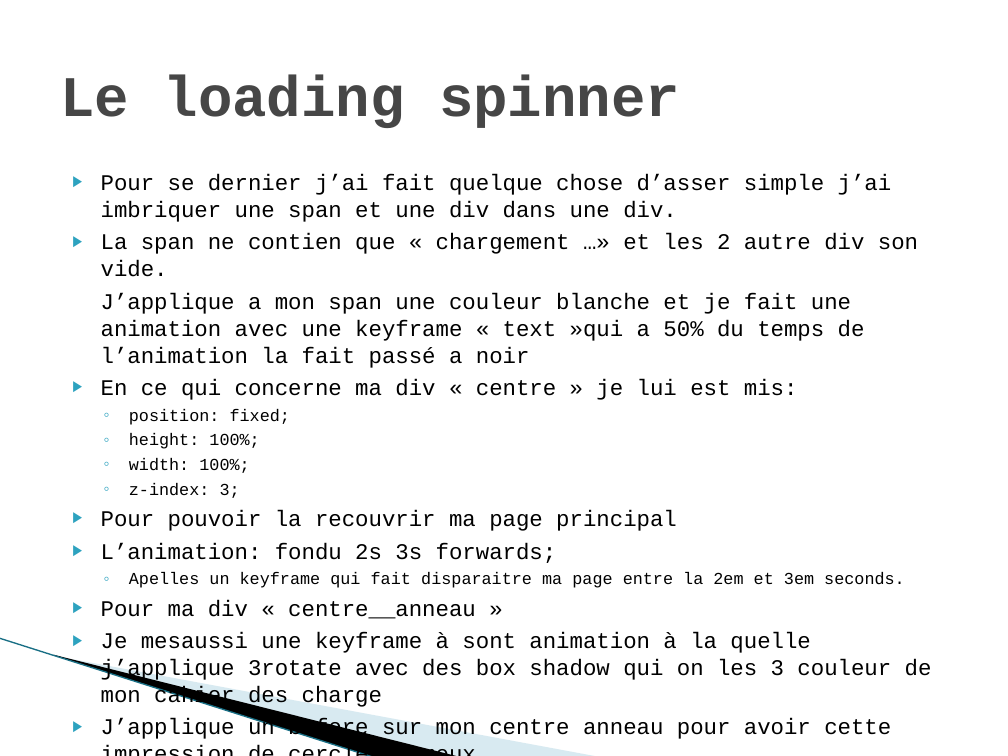
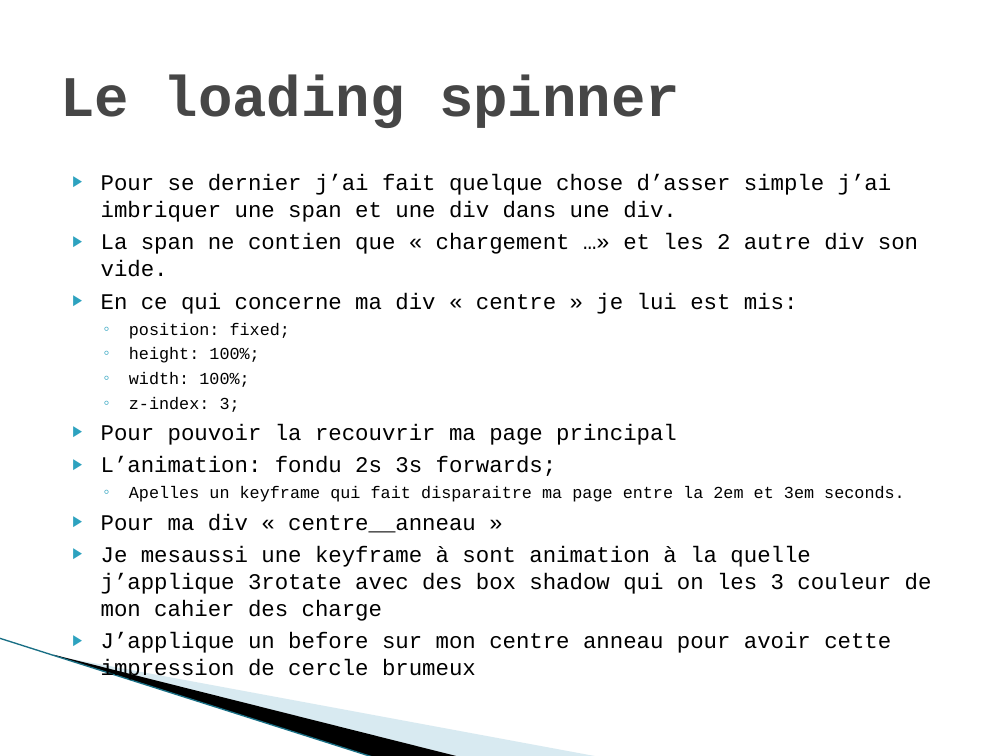
Before and after one commit to gwenaelgressier/GwenaelGressier_03_22022022, a slide deck: slide 7 of présentation du p3.pptx. Drawn at 1008x756 pixels with LibreOffice and Linux fonts; fonts in the diff are those of the drawing; background and template pictures are left out. Boxes give left, top, right and bottom in pixels: in the first picture for what was removed or moved away, otherwise in the second. Text is boxed around its words. In the diff, an @@ line names an element or a change of style, - is before the commit and + after.

```diff
--- a/présentation du p3.pptx
+++ b/présentation du p3.pptx
@@ text at [101, 293, 865, 368]: paragraph removed @@
-J’applique a mon span une couleur blanche et je fait une animation avec une keyframe « text »qui a 50% du temps de l’animation la fait passé a noir
```
Also in this commit, not shown: 3 other files.
